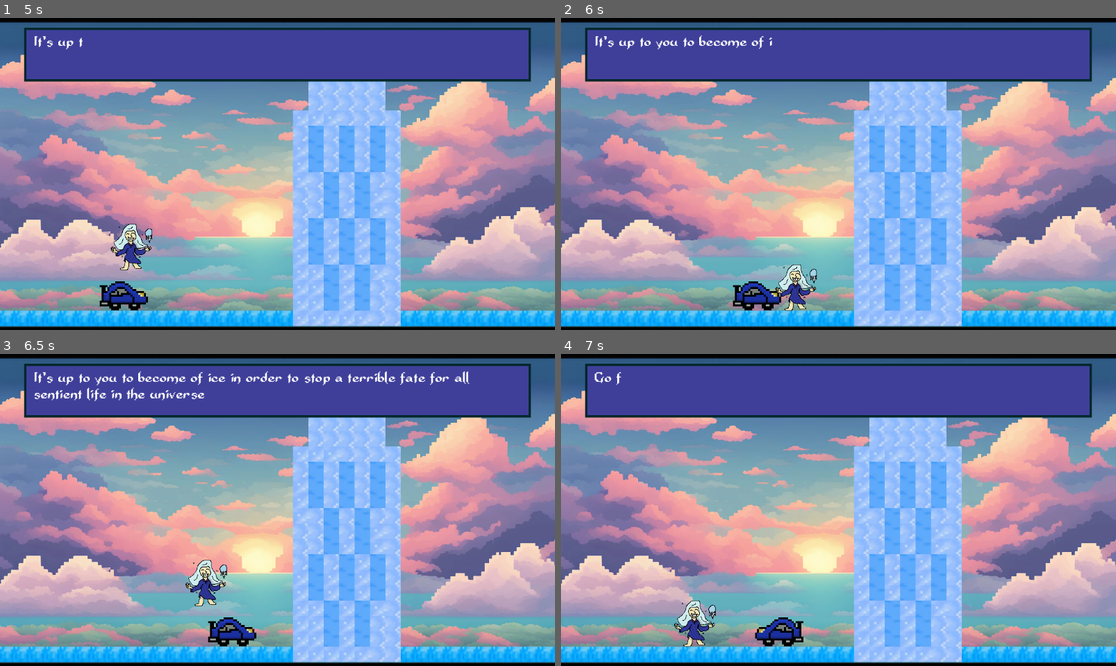
Above: before the commit, frames 1-4 (two rows, left to right).
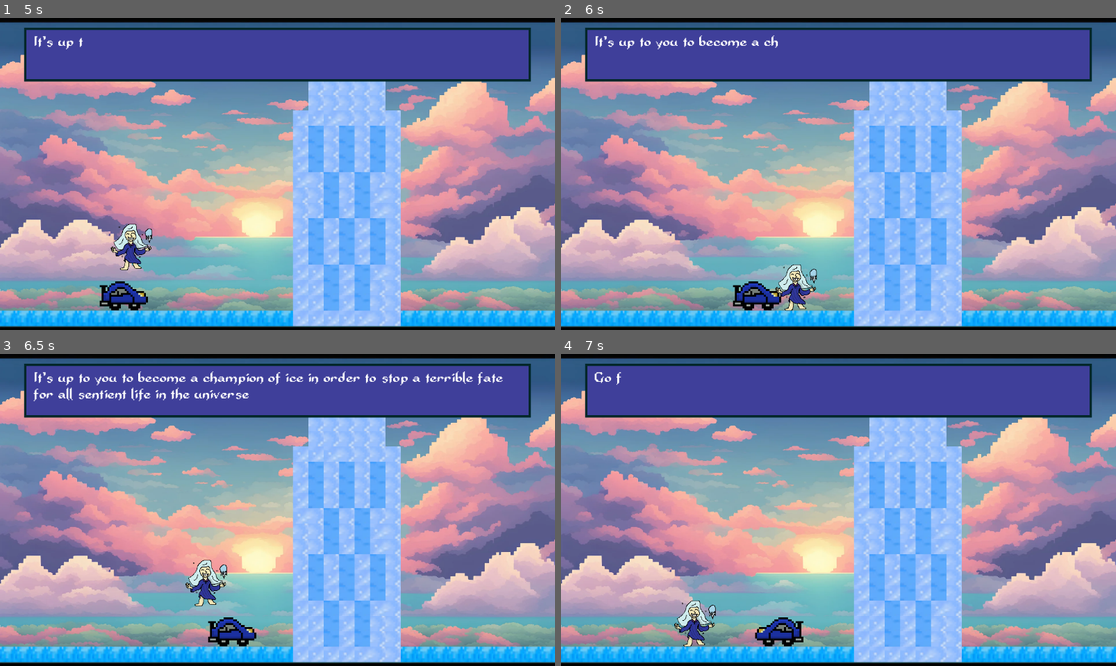
Above: after the commit, the same moments.

Repository: milesmercer04/hackathon-2024
Game: Godot game, scene res://main.tscn
Same seed, same stepped clock (60 frames per second), same inputs: the game is played once before the commit and once after it.
Inputs:
- Up to frame 1 (5 s): tap Enter (ui_accept) at 0.5, 0.77, 1.52, 3.02, 3.77, 4.52 s; hold Right (ui_right) 0.53-2.03 s; hold Left (ui_left) 2.03-2.78 s; hold Right (ui_right) 2.78-4.28 s; hold Left (ui_left) from 4.28 s (still down)
- Up to frame 2 (6 s): release Left (ui_left) at 5.03 s; hold Right (ui_right) 5.03-5.78 s; hold Left (ui_left) from 5.78 s (still down)
- Up to frame 3 (6.5 s): keep holding Left (ui_left); tap Enter (ui_accept) at 6.02 s
- Up to frame 4 (7 s): keep holding Left (ui_left); tap Enter (ui_accept) at 6.77 s

Frame 1 is identical in both runs. In frame 2, less than 0.1% of the frame differs, in the area x 34-40%, y 5-11%; in frame 3, 1.4%, in the area x 6-91%, y 5-16%; in frame 4, nothing differs.

Commit message:
Fixed a typo in the textbox

Diff:
--- a/global-colding/Sub-scenes/Textbox/textbox.gd
+++ b/global-colding/Sub-scenes/Textbox/textbox.gd
@@ -23,7 +23,7 @@
 	queue_text("Girl you have been chosen...")
 	queue_text("The heat death of the universe is foretold in humanity's hubris")
 	queue_text("Global warming will lead to the end of us all!")
-	queue_text("It's up to you to become of ice in order to stop a terrible fate for all sentient life in the universe")
+	queue_text("It's up to you to become a champion of ice in order to stop a terrible fate for all sentient life in the universe")
 	queue_text("Go forth and make glorious, resplendent ice!")
 
 func _process(_delta):
